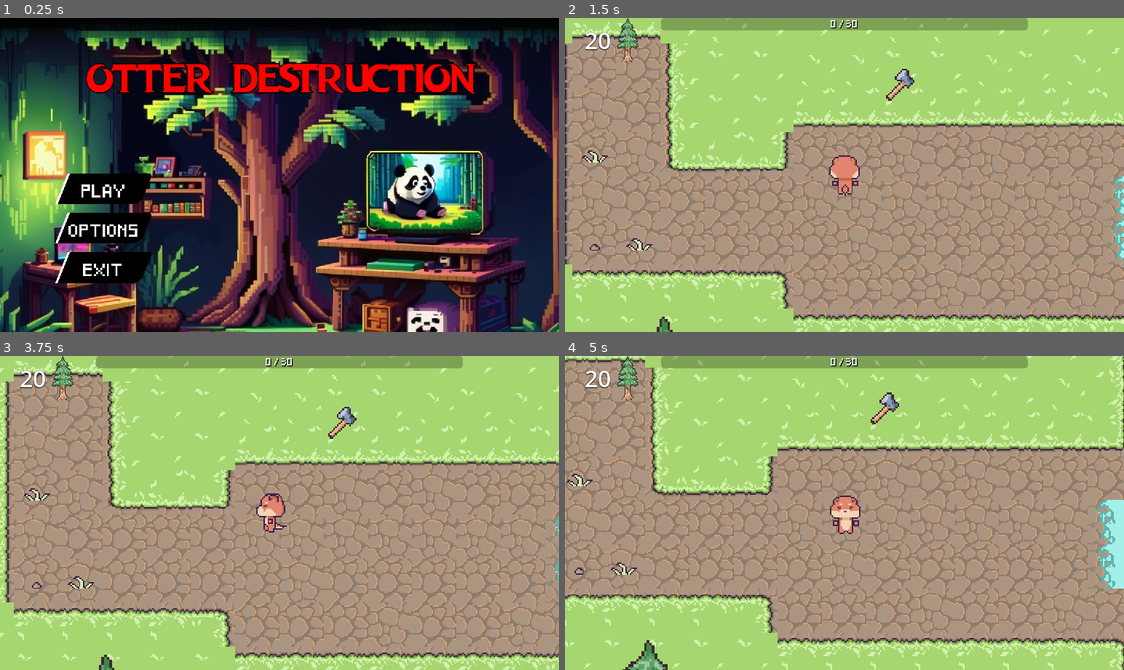
Above: before the commit, frames 1-4 (two rows, left to right).
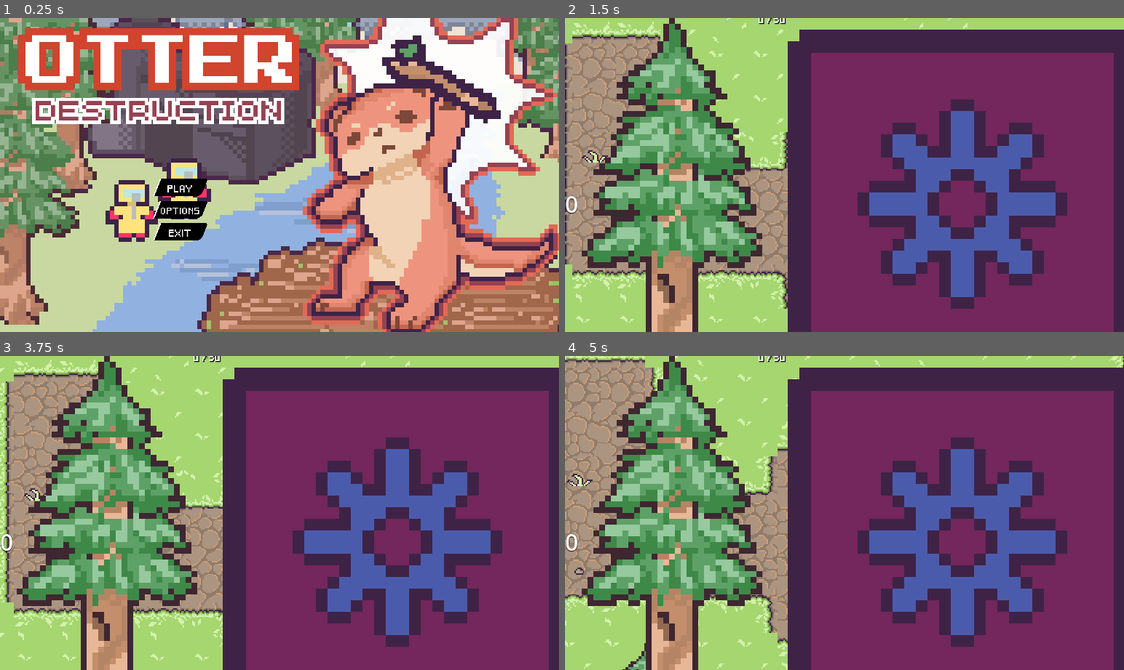
Above: after the commit, the same moments.

Repository: GMDiegoLima/PixelGameJam
Game: Godot game, scene res://Assets/UI/menu/menu.tscn
Two runs of this game, one before a commit and one after it. Both use one fixed random seed, a clock stepped at 60 frames per second and the inputs below.
Inputs (mouse positions are in pixels of both pictures, inside the frame that each line leads up to):
- Up to frame 1 (0.25 s): no input
- Up to frame 2 (1.5 s): click "PLAY" at 0.5 s; click (961, 203) at 1.27 s
- Up to frame 3 (3.75 s): click (396, 541) at 2.02 s; click (396, 541) at 2.77 s; tap Enter at 3.5 s; tap A (a) at 3.6 s
- Up to frame 4 (5 s): tap D (d) at 3.8, 4.35 s; tap S (s) at 4.55 s

The runs differ from the first frame. In frame 1, 99% of the frame differs, in the area x 0-100%, y 0-100%; in frame 2, 78%; in frame 3, 78%; in frame 4, 78%.
Error after the commit: Invalid assignment of property or key 'text' with value of type 'String' on a base object of type 'null instance'. (res://Scripts/world.gd:19)

Commit message:
organized the files

Diff:
--- a/Assets/UI/menu/menu.tscn
+++ b/Assets/UI/menu/menu.tscn
@@ -1,8 +1,7 @@
-[gd_scene load_steps=9 format=3 uid="uid://cavb3qwy08dpc"]
+[gd_scene load_steps=8 format=3 uid="uid://cavb3qwy08dpc"]
 
 [ext_resource type="Script" path="res://Scripts/menu.gd" id="1_nmfh5"]
-[ext_resource type="Texture2D" uid="uid://co10hhditgtny" path="res://Assets/UI/menu/background.jpg" id="2_ujcop"]
-[ext_resource type="FontFile" uid="uid://c10a6yw2inefn" path="res://Fonts/DragonHunter-9Ynxj.otf" id="3_516vl"]
+[ext_resource type="Texture2D" uid="uid://bedea7tvse872" path="res://Assets/UI/menu/Otter MAIN MENU no buttons.png" id="2_8c4ya"]
 [ext_resource type="FontFile" uid="uid://ctulr7v2sx45b" path="res://Fonts/Pixeled.ttf" id="4_x10rq"]
 [ext_resource type="StyleBox" uid="uid://dkkwwhep1mi7l" path="res://Assets/UI/menu/menubutton.tres" id="5_sokoj"]
 
@@ -38,12 +37,12 @@
 [node name="Background" type="TextureRect" parent="."]
 texture_filter = 1
 layout_mode = 1
-offset_right = 1152.0
-offset_bottom = 768.0
-scale = Vector2(0.669, 0.669)
+offset_right = 2048.0
+offset_bottom = 1152.0
+scale = Vector2(0.377, 0.377)
 size_flags_horizontal = 4
 size_flags_vertical = 4
-texture = ExtResource("2_ujcop")
+texture = ExtResource("2_8c4ya")
 
 [node name="TextAndButtons" type="BoxContainer" parent="Background"]
 layout_mode = 1
@@ -64,23 +63,11 @@
 size_flags_horizontal = 4
 size_flags_vertical = 4
 
-[node name="GameTitle" type="Label" parent="Background/TextAndButtons/VBoxContainer"]
-layout_mode = 2
-size_flags_horizontal = 4
-size_flags_vertical = 0
-theme_override_colors/font_color = Color(1, 0.0071798, 0, 1)
-theme_override_colors/font_outline_color = Color(0, 0, 0, 1)
-theme_override_constants/outline_size = 8
-theme_override_fonts/font = ExtResource("3_516vl")
-theme_override_font_sizes/font_size = 80
-text = "OTTER DESTRUCTION"
-horizontal_alignment = 1
-vertical_alignment = 1
-
 [node name="MarginContainer2" type="MarginContainer" parent="Background/TextAndButtons/VBoxContainer"]
 custom_minimum_size = Vector2(10, 140)
 layout_mode = 2
 size_flags_vertical = 0
+theme_override_constants/margin_top = 400
 
 [node name="Play" type="Button" parent="Background/TextAndButtons/VBoxContainer"]
 custom_minimum_size = Vector2(150, 0)
--- a/Scenes/human.tscn
+++ b/Scenes/human.tscn
@@ -12,6 +12,7 @@
 [ext_resource type="Texture2D" uid="uid://t420pf23ihy0" path="res://Assets/Characters/human chop (front).png" id="4_thxrf"]
 [ext_resource type="Texture2D" uid="uid://bqgvgb5a3e6qa" path="res://Assets/Characters/human chop (back).png" id="5_0wd3f"]
 [ext_resource type="AudioStream" uid="uid://clos41yqwvoqx" path="res://Audio/sfx/Grabbed.wav" id="6_2361j"]
+[ext_resource type="Texture2D" uid="uid://s2w6sjd6u8jl" path="res://Assets/Characters/human axe walk.png" id="6_tx6sx"]
 
 [sub_resource type="Curve2D" id="Curve2D_ra3me"]
 _data = {
@@ -55,6 +56,34 @@
 }
 point_count = 6
 
+[sub_resource type="AtlasTexture" id="AtlasTexture_at24h"]
+atlas = ExtResource("6_tx6sx")
+region = Rect2(0, 0, 64, 64)
+
+[sub_resource type="AtlasTexture" id="AtlasTexture_fywsa"]
+atlas = ExtResource("6_tx6sx")
+region = Rect2(65, 0, 64, 64)
+
+[sub_resource type="AtlasTexture" id="AtlasTexture_5f4du"]
+atlas = ExtResource("6_tx6sx")
+region = Rect2(130, 0, 64, 64)
+
+[sub_resource type="AtlasTexture" id="AtlasTexture_8ea4x"]
+atlas = ExtResource("6_tx6sx")
+region = Rect2(195, 0, 64, 64)
+
+[sub_resource type="AtlasTexture" id="AtlasTexture_ngffv"]
+atlas = ExtResource("6_tx6sx")
+region = Rect2(0, 0, 64, 64)
+
+[sub_resource type="AtlasTexture" id="AtlasTexture_q72be"]
+atlas = ExtResource("6_tx6sx")
+region = Rect2(0, 64, 64, 64)
+
+[sub_resource type="AtlasTexture" id="AtlasTexture_11a60"]
+atlas = ExtResource("6_tx6sx")
+region = Rect2(0, 128, 64, 64)
+
 [sub_resource type="AtlasTexture" id="AtlasTexture_xhmjr"]
 atlas = ExtResource("4_giqks")
 region = Rect2(0, 0, 32, 32)
@@ -273,22 +302,43 @@
 
 [sub_resource type="SpriteFrames" id="SpriteFrames_p3fyv"]
 animations = [{
-"frames": [],
+"frames": [{
+"duration": 1.0,
+"texture": SubResource("AtlasTexture_at24h")
+}, {
+"duration": 1.0,
+"texture": SubResource("AtlasTexture_fywsa")
+}, {
+"duration": 1.0,
+"texture": SubResource("AtlasTexture_5f4du")
+}, {
+"duration": 1.0,
+"texture": SubResource("AtlasTexture_8ea4x")
+}],
 "loop": true,
 "name": &"axe_down",
 "speed": 5.0
 }, {
-"frames": [],
+"frames": [{
+"duration": 1.0,
+"texture": SubResource("AtlasTexture_ngffv")
+}],
 "loop": true,
 "name": &"axe_idle_down",
 "speed": 5.0
 }, {
-"frames": [],
+"frames": [{
+"duration": 1.0,
+"texture": SubResource("AtlasTexture_q72be")
+}],
 "loop": true,
 "name": &"axe_idle_side",
 "speed": 5.0
 }, {
-"frames": [],
+"frames": [{
+"duration": 1.0,
+"texture": SubResource("AtlasTexture_11a60")
+}],
 "loop": true,
 "name": &"axe_idle_up",
 "speed": 5.0
@@ -1303,8 +1353,7 @@
 
 [node name="AnimatedSprite2D" type="AnimatedSprite2D" parent="human"]
 sprite_frames = SubResource("SpriteFrames_p3fyv")
-animation = &"walk_side"
-autoplay = "walk_side"
+animation = &"wood_down"
 
 [node name="grab_area" type="CollisionShape2D" parent="human"]
 z_index = 1
--- a/Scenes/world.tscn
+++ b/Scenes/world.tscn
@@ -8,6 +8,7 @@
 [ext_resource type="PackedScene" uid="uid://ccx0ia22r62pw" path="res://Assets/Environment/tilemap.tscn" id="3_umg7s"]
 [ext_resource type="PackedScene" uid="uid://dqs76bxdrd2ys" path="res://Scenes/axe.tscn" id="4_4ujcc"]
 [ext_resource type="FontFile" uid="uid://c10a6yw2inefn" path="res://Fonts/DragonHunter-9Ynxj.otf" id="4_ggegv"]
+[ext_resource type="Texture2D" uid="uid://7btuf3tduv6k" path="res://Assets/UI/menu/setting icon.png" id="5_5v8ml"]
 [ext_resource type="StyleBox" uid="uid://dkkwwhep1mi7l" path="res://Assets/UI/menu/menubutton.tres" id="5_ee7kb"]
 [ext_resource type="FontFile" uid="uid://ctulr7v2sx45b" path="res://Fonts/Pixeled.ttf" id="5_jtw61"]
 [ext_resource type="Texture2D" uid="uid://cglhp1clvoqap" path="res://Assets/Items/axe.png" id="7_wqgpl"]
@@ -84,6 +85,21 @@
 shadow_color = Color(0, 0, 0, 0.419608)
 shadow_offset = Vector2(2.34, 2.23)
 anti_aliasing = false
+
+[sub_resource type="Animation" id="Animation_67d5f"]
+length = 0.001
+tracks/0/type = "value"
+tracks/0/imported = false
+tracks/0/enabled = true
+tracks/0/path = NodePath("dark_circle:texture:gradient:colors")
+tracks/0/interp = 1
+tracks/0/loop_wrap = true
+tracks/0/keys = {
+"times": PackedFloat32Array(0),
+"transitions": PackedFloat32Array(1),
+"update": 1,
+"values": [PackedColorArray(1, 1, 1, 0, 0, 0, 0, 0)]
+}
 
 [sub_resource type="Animation" id="Animation_ld0va"]
 resource_name = "fadeout"
@@ -113,21 +129,6 @@
 "values": [PackedColorArray(1, 1, 1, 0, 0, 0, 0, 0), PackedColorArray(0, 0, 0, 0.392157, 0, 0, 0, 1)]
 }
 
-[sub_resource type="Animation" id="Animation_67d5f"]
-length = 0.001
-tracks/0/type = "value"
-tracks/0/imported = false
-tracks/0/enabled = true
-tracks/0/path = NodePath("dark_circle:texture:gradient:colors")
-tracks/0/interp = 1
-tracks/0/loop_wrap = true
-tracks/0/keys = {
-"times": PackedFloat32Array(0),
-"transitions": PackedFloat32Array(1),
-"update": 1,
-"values": [PackedColorArray(1, 1, 1, 0, 0, 0, 0, 0)]
-}
-
 [sub_resource type="AnimationLibrary" id="AnimationLibrary_1bok6"]
 _data = {
 "RESET": SubResource("Animation_67d5f"),
@@ -172,18 +173,30 @@
 
 [node name="UI" type="CanvasLayer" parent="."]
 
-[node name="HBoxContainer" type="HBoxContainer" parent="UI"]
-offset_right = 138.0
-offset_bottom = 62.0
-theme_override_constants/separation = 7
-
-[node name="MarginContainer" type="MarginContainer" parent="UI/HBoxContainer"]
+[node name="Control" type="Control" parent="UI"]
+layout_mode = 3
+anchors_preset = 10
+anchor_right = 1.0
+offset_bottom = 64.0
+grow_horizontal = 2
+
+[node name="HBoxContainer" type="HBoxContainer" parent="UI/Control"]
+layout_mode = 1
+anchors_preset = 5
+anchor_left = 0.5
+anchor_right = 0.5
+offset_left = -416.0
+offset_right = 417.0
+offset_bottom = 512.0
+grow_horizontal = 2
+
+[node name="MarginContainer" type="MarginContainer" parent="UI/Control/HBoxContainer"]
 layout_mode = 2
 size_flags_horizontal = 0
 size_flags_vertical = 0
-theme_override_constants/margin_left = 20
-
-[node name="trees_left" type="Label" parent="UI/HBoxContainer"]
+theme_override_constants/margin_left = 10
+
+[node name="trees_left" type="Label" parent="UI/Control/HBoxContainer"]
 layout_mode = 2
 size_flags_horizontal = 0
 theme_override_colors/font_shadow_color = Color(0, 0, 0, 0.654902)
@@ -193,27 +206,21 @@
 theme_override_font_sizes/font_size = 32
 text = "20"
 
-[node name="TextureRect" type="TextureRect" parent="UI/HBoxContainer"]
+[node name="TextureRect" type="TextureRect" parent="UI/Control/HBoxContainer"]
 layout_mode = 2
 texture = ExtResource("3_lckg2")
 expand_mode = 3
-stretch_mode = 5
-
-[node name="ProgressBar" type="ProgressBar" parent="UI"]
-anchors_preset = 5
-anchor_left = 0.5
-anchor_right = 0.5
-offset_left = -252.0
-offset_right = 252.0
-offset_bottom = 17.0
-grow_horizontal = 2
+stretch_mode = 4
+
+[node name="ProgressBar" type="ProgressBar" parent="UI/Control/HBoxContainer"]
+layout_mode = 2
 theme_override_styles/background = SubResource("StyleBoxFlat_uy2a5")
 theme_override_styles/fill = SubResource("StyleBoxFlat_h5x5r")
 max_value = 30.0
 step = 1.0
 show_percentage = false
 
-[node name="HBoxContainer" type="HBoxContainer" parent="UI/ProgressBar"]
+[node name="HBoxContainer" type="HBoxContainer" parent="UI/Control/HBoxContainer/ProgressBar"]
 layout_mode = 1
 anchors_preset = 8
 anchor_left = 0.5
@@ -227,7 +234,7 @@
 grow_horizontal = 2
 grow_vertical = 2
 
-[node name="current" type="Label" parent="UI/ProgressBar/HBoxContainer"]
+[node name="current" type="Label" parent="UI/Control/HBoxContainer/ProgressBar/HBoxContainer"]
 texture_filter = 1
 layout_mode = 2
 theme_override_colors/font_shadow_color = Color(0, 0, 0, 1)
@@ -236,7 +243,7 @@
 text = "0"
 horizontal_alignment = 1
 
-[node name="objective" type="Label" parent="UI/ProgressBar/HBoxContainer"]
+[node name="objective" type="Label" parent="UI/Control/HBoxContainer/ProgressBar/HBoxContainer"]
 texture_filter = 1
 layout_mode = 2
 theme_override_colors/font_shadow_color = Color(0, 0, 0, 1)
@@ -245,15 +252,24 @@
 text = "/ 30"
 horizontal_alignment = 1
 
-[node name="corner_label" type="Label" parent="UI" groups=["corner_label"]]
+[node name="TextureButton" type="TextureButton" parent="UI/Control/HBoxContainer"]
+layout_mode = 2
+size_flags_horizontal = 8
+size_flags_vertical = 8
+action_mode = 0
+texture_normal = ExtResource("5_5v8ml")
+
+[node name="corner_label" type="Label" parent="." groups=["corner_label"]]
 texture_filter = 1
 anchors_preset = 3
 anchor_left = 1.0
 anchor_top = 1.0
 anchor_right = 1.0
 anchor_bottom = 1.0
-offset_left = -328.0
-offset_top = -63.0
+offset_left = 440.0
+offset_top = 369.0
+offset_right = 768.0
+offset_bottom = 432.0
 grow_horizontal = 0
 grow_vertical = 0
 theme_override_colors/font_color = Color(1, 1, 1, 1)
Binary file removed: Assets/Characters/hold axe (aligned).png
Binary file removed: Assets/Characters/hold wood human.png
Binary file removed: Assets/Characters/hold wood new.png
Renamed: Assets/Characters/human axe cycle (fixed).png -> Assets/Characters/human axe walk.png
Not shown, changed: Assets/Characters/human axe walk.png.import
Binary file removed: Assets/Characters/human hold axe.png
Not shown, changed: Assets/Characters/human sticks cycle (fixed).png.import
Renamed: Assets/Characters/human sticks cycle (fixed).png -> Assets/Characters/human wood.png
Not shown, added: Assets/Characters/human wood.png.import
Not shown, added: Assets/Characters/otter friends.png.import
Binary file removed: Assets/Characters/test.png
Not shown, added: Assets/UI/menu/Otter MAIN MENU no buttons.png.import
(and 6 more such lines)
